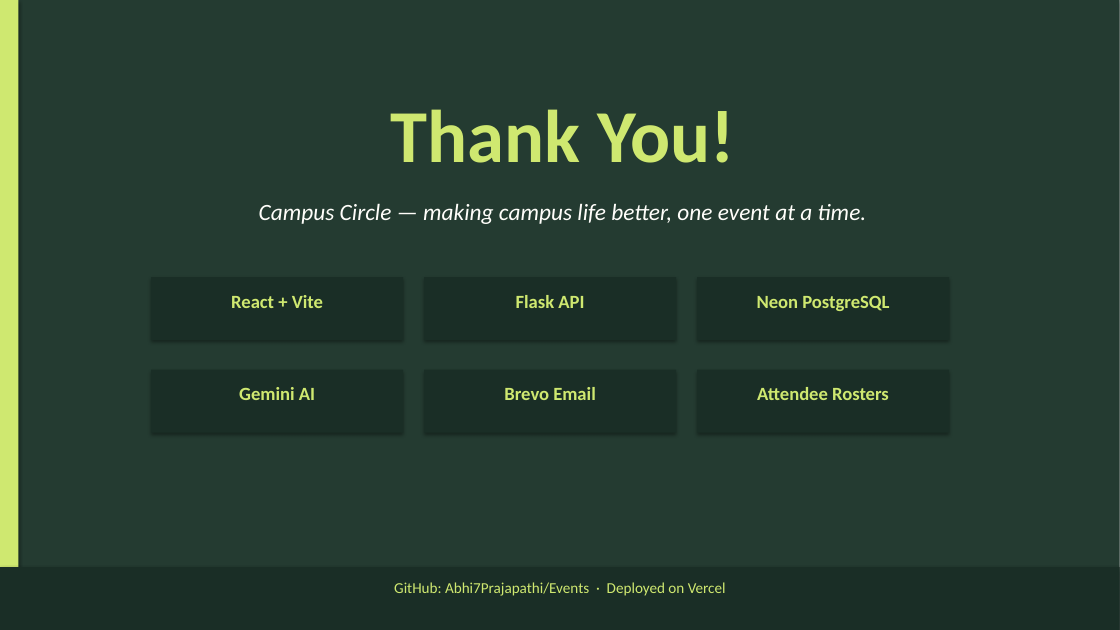
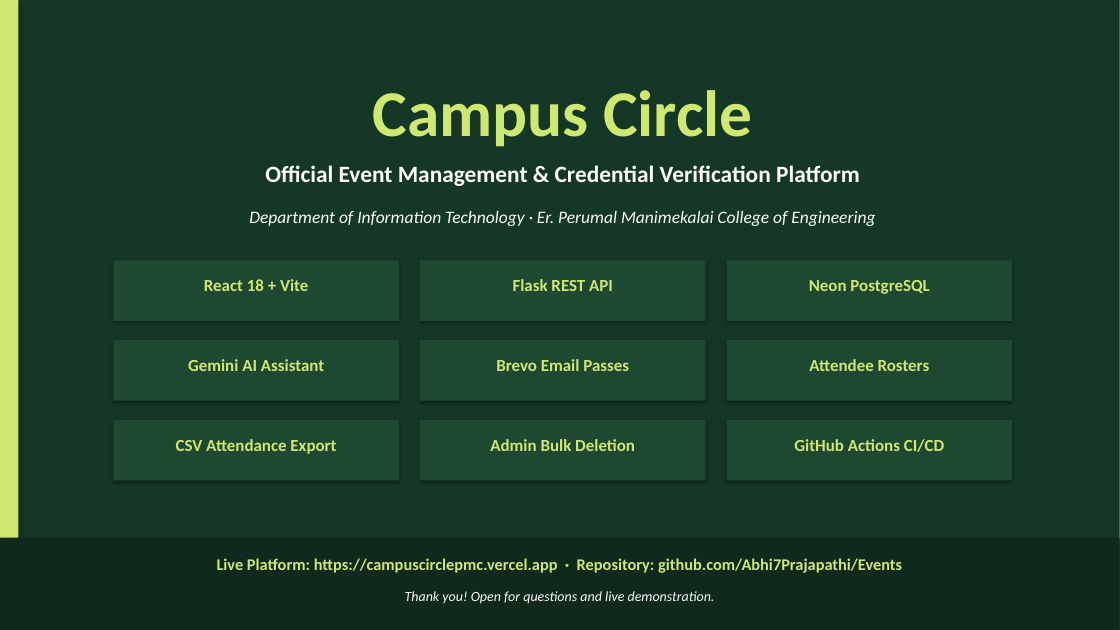
Before and after one commit to Abhi7Prajapathi/Events, a slide deck: slide 12 of CampusCircle_Presentation.pptx. Drawn at 1120x630 pixels with LibreOffice and Linux fonts; fonts in the diff are those of the drawing. Boxes give left, top, right and bottom in pixels: in the first picture for what was removed or moved away, otherwise in the second. Text is boxed around its words. In the diff, an @@ line names an element or a change of style, - is before the commit and + after.

Commit message:
docs: update presentation deck with latest admin controls, CI/CD, and certificate design

```diff
--- a/CampusCircle_Presentation.pptx
+++ b/CampusCircle_Presentation.pptx
@@ rectangle at (0,0,1120,630): fill #243B31 to #143825 @@
@@ text at (373,90,752,147): text changed; size 64 to 56 pt @@
-Thank You!
+Campus Circle
@@ text at (265,165,860,186): text changed; text colour #FFFEFA to #FFFFFF; bold on; italic off @@
-Campus Circle — making campus life better, one event at a time.
+Official Event Management & Credential Verification Platform
@@ text added at (249,211,875,226), 15 pt, text #F8F9FA, italic @@
+Department of Information Technology · Er. Perumal Manimekalai College of Engineering
@@ rectangle: place and size @@
-rectangle at (151,277,403,340)
+rectangle at (113,260,399,321)
@@ rectangle: place and size @@
-rectangle at (424,277,676,340)
+rectangle at (420,260,706,321)
@@ rectangle: place and size @@
-rectangle at (697,277,949,340)
+rectangle at (727,260,1012,321)
@@ text at (204,279,308,291): text changed; size 16 to 14.5 pt @@
-React + Vite
+React 18 + Vite
@@ text at (513,279,613,291): text changed; size 16 to 14.5 pt @@
-Flask API
+Flask REST API
@@ text "Neon PostgreSQL": place and size @@
-text "Neon PostgreSQL" at (757,296,889,311)
+text "Neon PostgreSQL" at (809,280,929,294)
@@ text "Neon PostgreSQL" at (809,280,929,294): size 16 to 14.5 pt @@
@@ rectangle: place and size @@
-rectangle at (151,370,403,433)
+rectangle at (113,340,399,401)
@@ text at (188,359,324,371): text changed; size 16 to 14.5 pt @@
-Gemini AI
+Gemini AI Assistant
@@ rectangle: place and size @@
-rectangle at (424,370,676,433)
+rectangle at (420,340,706,401)
@@ text at (496,359,629,371): text changed; size 16 to 14.5 pt @@
-Brevo Email
+Brevo Email Passes
@@ fill #1A2E26 to #1E4832 in 6 elements at (420,260,706,321), (113,260,399,321), (420,340,706,401), (113,340,399,401), (727,260,1012,321), (727,340,1012,401) @@
@@ rectangle: place and size @@
-rectangle at (697,370,949,433)
+rectangle at (727,340,1012,401)
@@ text "Attendee Rosters" at (809,359,930,371): size 16 to 14.5 pt @@
@@ text "Attendee Rosters": place and size @@
-text "Attendee Rosters" at (757,387,889,400)
+text "Attendee Rosters" at (809,359,930,371)
@@ rectangle added at (113,420,399,481), fill #1E4832 @@
@@ text added at (176,439,336,454), 14.5 pt, text #CFE870, bold @@
+CSV Attendance Export
@@ rectangle added at (420,420,706,481), fill #1E4832 @@
@@ text added at (490,439,635,451), 14.5 pt, text #CFE870, bold @@
+Admin Bulk Deletion
@@ rectangle added at (727,420,1012,481), fill #1E4832 @@
@@ text added at (794,439,944,452), 14.5 pt, text #CFE870, bold @@
+GitHub Actions CI/CD
@@ rectangle: place and size @@
-rectangle at (0,567,1120,630)
+rectangle at (0,538,1120,630)
@@ rectangle at (0,538,1120,630): fill #1A2E26 to #0F2A1C @@
@@ text at (217,558,902,573): text changed; size 13 to 14 pt; bold on @@
-GitHub: Abhi7Prajapathi/Events · Deployed on Vercel
+Live Platform: https://campuscirclepmc.vercel.app · Repository: github.com/Abhi7Prajapathi/Events
@@ text added at (405,591,715,604), 12 pt, text #F8F9FA, italic @@
+Thank you! Open for questions and live demonstration.
```
Also in this commit, not shown: 9 other slides changed, 1 slide added, 1 slide removed.
